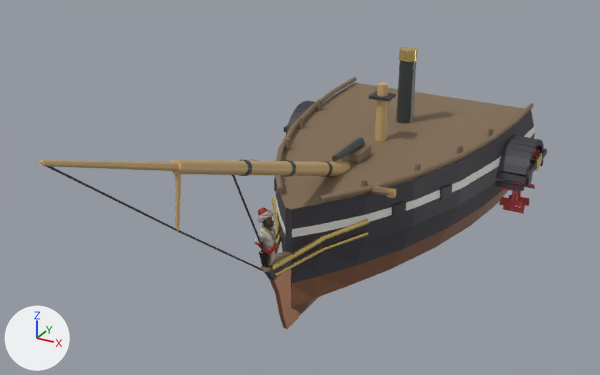
The glTF model figureheads/ships3d/sphinx.glb as it was, and as the next commit left it.
One viewpoint serves both versions: a 50 mm lens placed at (14.9, -27.3, 16.8), pointed at (-0.4, 0.4, 3.0). Every picture has the same lights, and +X, +Y and +Z are marked at lower left. The picture after the commit comes second. Where no turn or scale is listed for an object, it has been applied to the vertices. Vertices at exactly the same position are counted once.

In view in the first picture: 'sphinx_Figurehead', 'sphinx_ParentBow'.
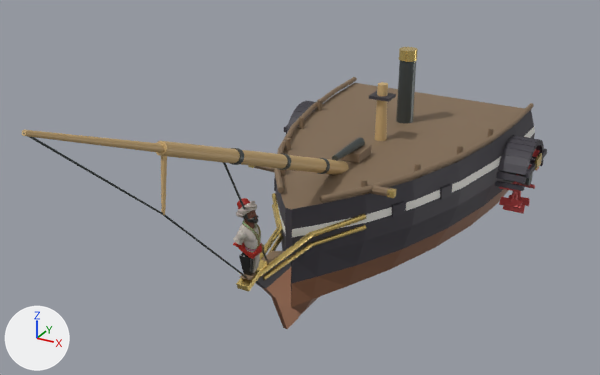
Where the newer file only moved an object's origin or applied its transform, the numbers keep the older frame.

Changed parts and their boxes (x1, y1, x2, y2) in the pictures (600 x 375 px; the box of a moved part takes in the faces that stretch with it):
'sphinx_ParentBow', reshaped: before (40, 47, 547, 329); after (22, 47, 547, 329)
'sphinx_Figurehead', moved, rescaled (27% wider, 26% taller): before (254, 207, 279, 268); after (233, 198, 265, 275)
part 1 of me_sphinx_bowhullmesh, moved or reshaped: before (273, 212, 281, 237); after (272, 204, 283, 237)
part 2 of me_sphinx_bowhullmesh, moved or reshaped: before (271, 236, 325, 271); after (259, 232, 313, 277)
part 3 of me_sphinx_bowhullmesh, moved or reshaped: before (274, 248, 324, 277); after (263, 243, 313, 280)
part 4 of me_sphinx_bowhullmesh, moved or reshaped: before (41, 163, 177, 231); after (23, 133, 163, 215)
part 5 of me_sphinx_bowhullmesh, moved or reshaped: before (177, 230, 267, 273); after (163, 215, 247, 277)
part 6 of me_sphinx_bowhullmesh, rebuilt (8% wider, 106% taller): before (171, 160, 350, 176); after (156, 141, 349, 175)
part 7 of me_sphinx_bowhullmesh, rebuilt: before (40, 160, 179, 171); after (22, 130, 164, 153)
part 8 of me_sphinx_bowhullmesh, rebuilt: before (275, 225, 281, 241); after (268, 235, 283, 253)
part 9 of me_sphinx_bowhullmesh, rebuilt (22% wider): before (324, 219, 369, 240); after (311, 225, 366, 247)
part 10 of me_sphinx_bowhullmesh, added: after (277, 153, 291, 170)
part 11 of me_sphinx_bowhullmesh, added: after (318, 158, 330, 174)
part 12 of me_sphinx_bowhullmesh, added: after (230, 148, 244, 165)
part 13 of me_sphinx_bowhullmesh, added: after (161, 156, 167, 215)
part 14 of me_sphinx_bowhullmesh, added: after (260, 225, 283, 260)
part 15 of me_sphinx_bowhullmesh, added: after (272, 193, 282, 225)
part 16 of me_sphinx_bowhullmesh, added: after (311, 214, 366, 237)
part 17 of me_sphinx_bowhullmesh, deleted: before (175, 160, 368, 255)
part 18 of me_sphinx_bowhullmesh, moved or reshaped: before (258, 251, 298, 329); after (236, 251, 298, 329)
part 19 of me_sphinx_bowhullmesh, moved or reshaped (mostly hidden): before (232, 175, 265, 254); after (223, 163, 268, 260)

What changed in the scene script:
```text
Change me_sphinx_bowhullmesh:
    remove me_sphinx_bowhullmesh.from_pydata(...)  # 1904 vertices, 3522 faces; spans x -6.8..6.8, y -14.7..14.7, z -5.9..5.9
    add me_sphinx_bowhullmesh.from_pydata(...)  # 1912 vertices, 3534 faces; spans x -6.8..6.8, y -15.2..14.7, z -5.9..6.8
    me_sphinx_bowhullmesh part 1: the loose piece of 20 vertices spanning x -2.3..-1.0, y -1.4..0.4, z -2.6..-2.1 is scaled about its middle by (1.21, 1.19, 1), then moved by (0.2, -0.3, 0.3)
    me_sphinx_bowhullmesh part 2: the loose piece of 20 vertices spanning x 0.1..1.2, y -4.0..-1.3, z -2.4..-1.9 is scaled about its middle by (0.595, 1.23, 1.05), then moved by (-0.2, -0.7, 0.3)
    me_sphinx_bowhullmesh part 3: the loose piece of 20 vertices spanning x 0.1..1.1, y -3.8..-1.3, z -2.9..-2.4 is scaled about its middle by (0.625, 1.2, 1.06), then moved by (-0.1, -0.7, 0.3)
    me_sphinx_bowhullmesh part 4: the loose piece of 16 vertices spanning x 0.0, y -14.7..-9.5, z 1.7..5.9 is scaled about its middle by (0.379, 0.959, 1.02), then moved by (0.0, -0.5, 0.9)
    me_sphinx_bowhullmesh part 5: the loose piece of 16 vertices spanning x 0.0, y -9.5..-4.0, z -2.6..1.7 is scaled about its middle by (0.473, 0.884, 1.13), then moved by (0.0, -1.0, 0.6)
    me_sphinx_bowhullmesh part 6: the loose piece of 44 vertices spanning x -0.3..0.3, y -9.5..2.8, z -0.9..4.1 is rebuilt with 44 vertices and now spans x -0.3..0.3, y -10.1..2.6, z -0.8..4.9
    me_sphinx_bowhullmesh part 7: the loose piece of 36 vertices spanning x -0.2..0.2, y -14.7..-8.2, z 3.3..5.9 is rebuilt with 36 vertices and now spans x -0.2..0.2, y -15.2..-8.7, z 4.0..6.8
    me_sphinx_bowhullmesh part 8: the loose piece of 20 vertices spanning x -1.2..-0.1, y -4.0..-1.3, z -2.4..-1.9 is rebuilt with 20 vertices and now spans x -0.8..-0.1, y -4.7..-1.8, z -2.6..-2.1
    me_sphinx_bowhullmesh part 9: the loose piece of 20 vertices spanning x 1.0..2.4, y -1.4..0.4, z -2.1..-1.6 is rebuilt with 20 vertices and now spans x 0.6..2.3, y -1.8..0.3, z -2.3..-1.8
    me_sphinx_bowhullmesh part 10: a new loose piece of 44 vertices spanning x -0.3..0.3, y -3.0..-2.6, z 1.3..2.0, in mat_palettematerial001
    me_sphinx_bowhullmesh part 11: a new loose piece of 44 vertices spanning x -0.3..0.3, y 0.2..0.7, z 0.0..0.7, in mat_palettematerial001
    me_sphinx_bowhullmesh part 12: a new loose piece of 44 vertices spanning x -0.3..0.3, y -6.3..-5.8, z 2.7..3.3, in mat_palettematerial001
    me_sphinx_bowhullmesh part 13: a new loose piece of 24 vertices spanning x -0.1..0.1, y -10.2..-9.8, z 2.5..4.6, in mat_palettematerial001
    me_sphinx_bowhullmesh part 14: a new loose piece of 20 vertices spanning x -0.8..-0.1, y -5.1..-1.8, z -2.2..-1.6, in mat_palettematerial001
    me_sphinx_bowhullmesh part 15: a new loose piece of 20 vertices spanning x -2.3..-0.6, y -1.9..0.3, z -1.8..-1.3, in mat_palettematerial001
    me_sphinx_bowhullmesh part 16: a new loose piece of 20 vertices spanning x 0.6..2.3, y -1.9..0.3, z -1.8..-1.3, in mat_palettematerial001
    me_sphinx_bowhullmesh part 17: 7 loose pieces with 216 vertices, spanning x -2.4..2.3, y -9.6..1.0, z -2.9..3.8, are deleted
    me_sphinx_bowhullmesh part 18: 16 vertices moved from x -0.2..0.2, y -4.5..-1.9, z -5.1..-2.3 to x -0.2..0.2, y -5.8..-1.9, z -5.0..-2.0; 8 vertices added at x -0.3..0.3, y -5.9..-4.5, z -2.4..-1.7
    me_sphinx_bowhullmesh part 19: 2 vertices moved from x 0.0, y -6.4, z 2.7 to x 0.0, y -7.0, z 3.4; 6 vertices removed from x 0.0, y -6.4, z 2.7..2.8; 6 vertices added at x 0.0, y -7.0..-6.9, z 3.4
    other edits to the shape of me_sphinx_bowhullmesh do not show in these pictures
Change ob_sphinx_figurehead:
    ob_sphinx_figurehead.location: (0.0, -2.92, 2.17) -> (0.0, -4.17, 2.74)
    ob_sphinx_figurehead.scale: (1.25, 1.25, 1.25) -> (1.55, 1.55, 1.55)
```
